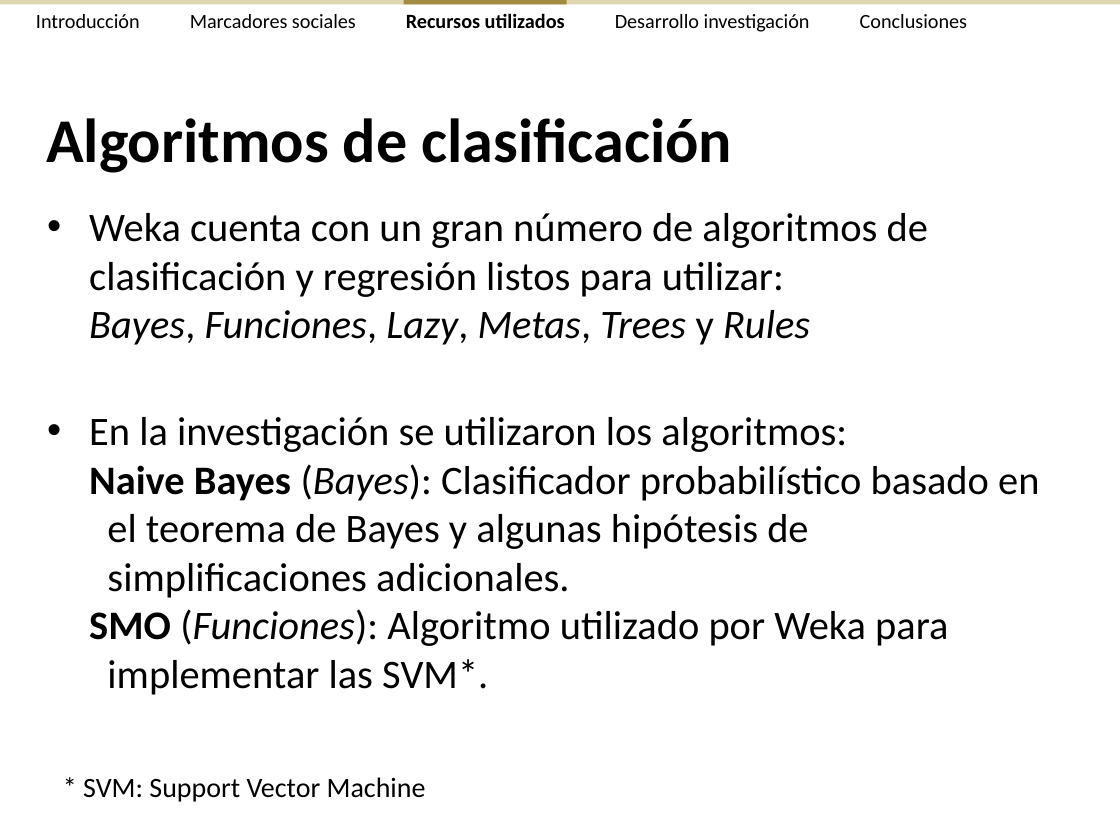
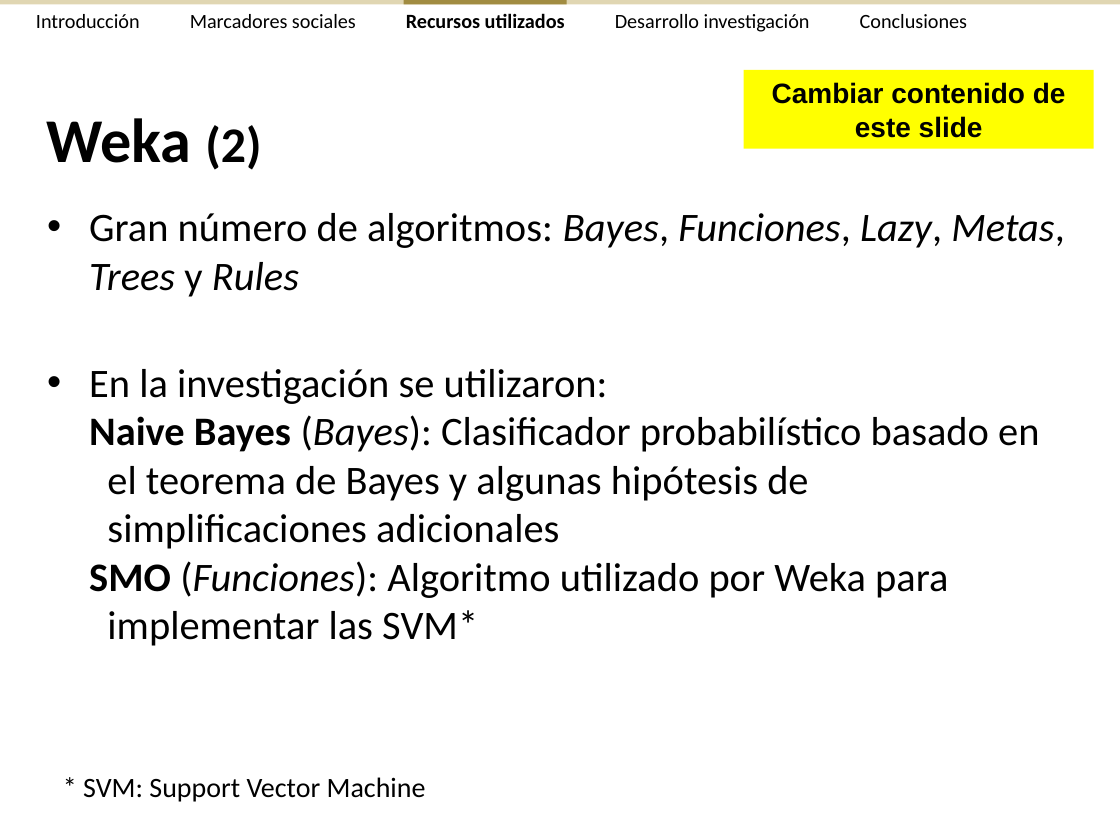
Before and after one commit to ak907kenai/nicotournetesis, a slide deck: slide 18 of docs_trunk/Presentación/Nicolás Tourné - Presentación Tesis (v2.3).ppt (slide 25 before the commit). Drawn at 1120x840 pixels with LibreOffice and Linux fonts; fonts in the diff are those of the drawing. Boxes give left, top, right and bottom in pixels: in the first picture for what was removed or moved away, otherwise in the second. Text is boxed around its words. In the diff, an @@ line names an element or a change of style, - is before the commit and + after.

```diff
--- a/docs_trunk/Presentación/Nicolás Tourné - Presentación Tesis (v2.3).ppt
+++ b/docs_trunk/Presentación/Nicolás Tourné - Presentación Tesis (v2.3).ppt
@@ rectangle added at bbox=[744, 71, 1094, 149], fill #FFFF00, 18 pt, text #000000, bold @@
+Cambiar contenido de este slide
@@ title at bbox=[46, 118, 261, 170]: text changed @@
-Algoritmos de clasificación
+Weka (2)
@@ text at bbox=[89, 213, 1064, 646]: text changed @@
-• Weka cuenta con un gran número de algoritmos de clasificación y regresión listos para utilizar:
-  Bayes, Funciones, Lazy, Metas, Trees y Rules
-• En la investigación se utilizaron los algoritmos:
-  Naive Bayes (Bayes): Clasificador probabilístico basado en
-  el teorema de Bayes y algunas hipótesis de
-  simplificaciones adicionales.
-  SMO (Funciones): Algoritmo utilizado por Weka para
-  implementar las SVM*.
+• Gran número de algoritmos: Bayes, Funciones, Lazy, Metas, Trees y Rules
+• En la investigación se utilizaron:
+  Naive Bayes (Bayes): Clasificador probabilístico basado en
+  el teorema de Bayes y algunas hipótesis de
+  simplificaciones adicionales
+  SMO (Funciones): Algoritmo utilizado por Weka para
+  implementar las SVM*
```
Also in this commit, not shown: 5 other slides changed, 7 slides removed.
